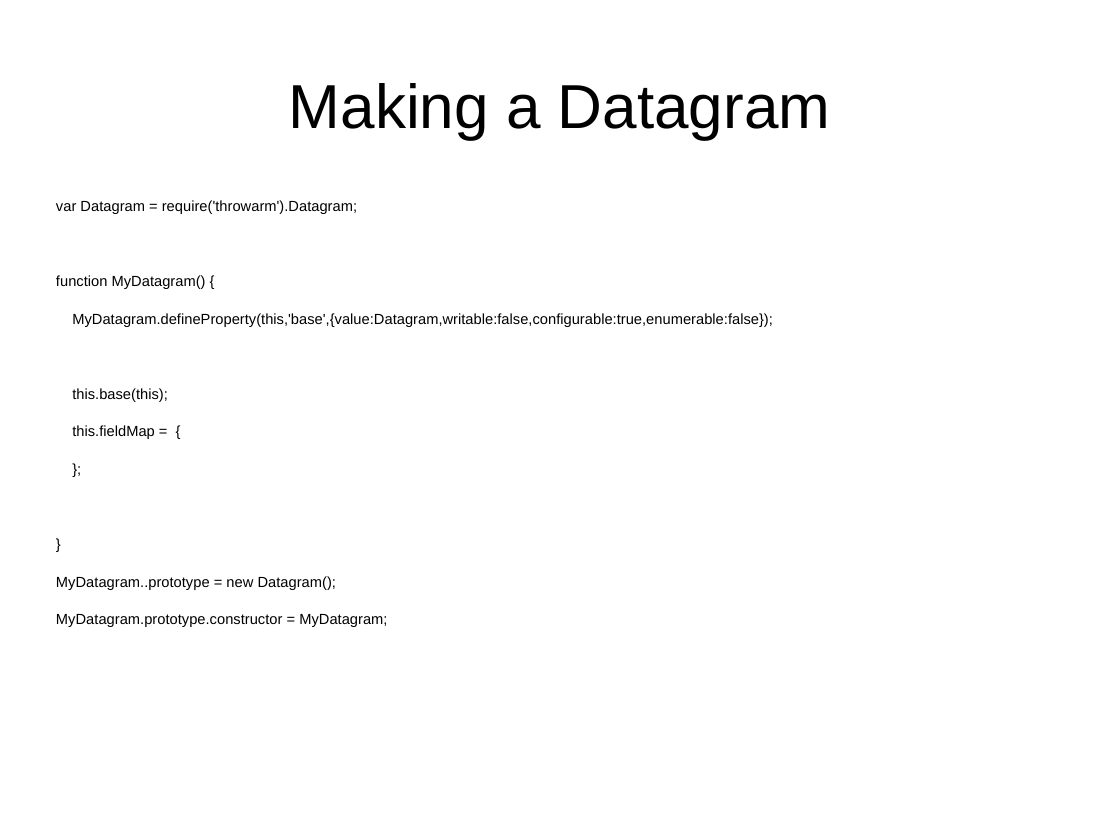
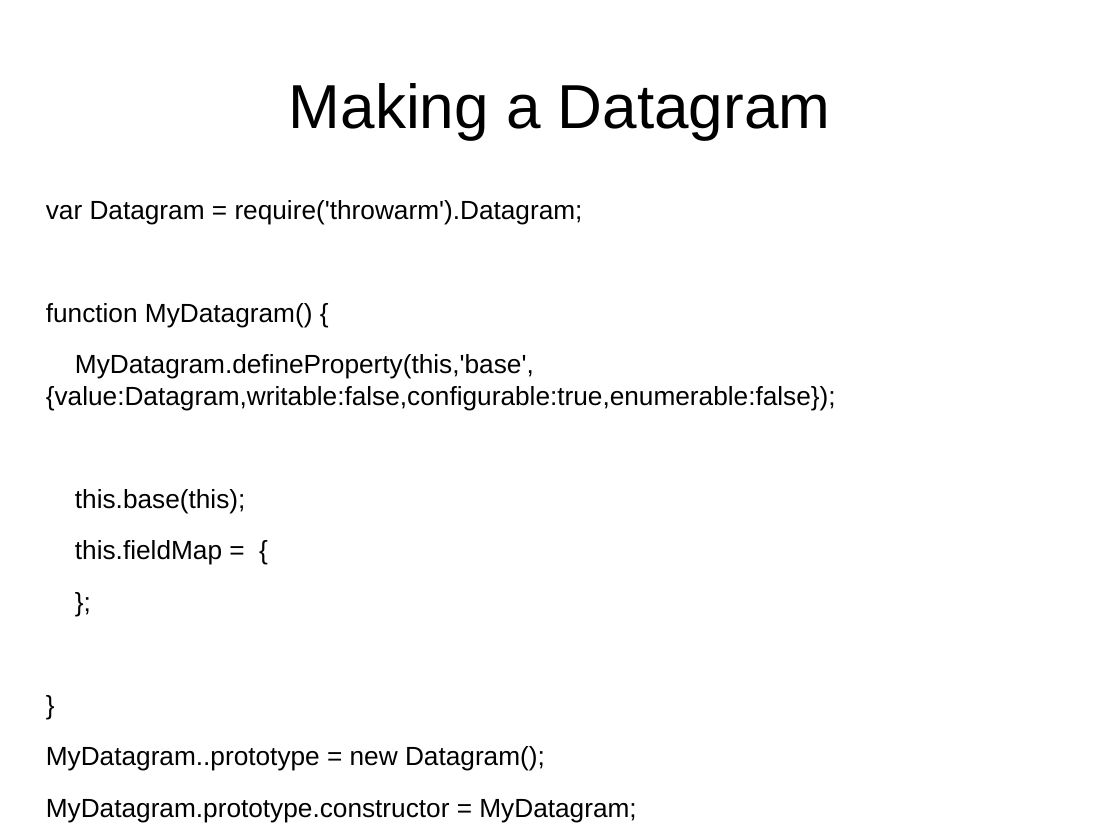
Before and after one commit to jrosendahl/denverJS-20140605-throwarm, a slide deck: slide 6 of presentation.odp (slide 7 before the commit). Drawn at 1120x840 pixels with LibreOffice and Linux fonts; fonts in the diff are those of the drawing. Boxes give left, top, right and bottom in pixels: in the first picture for what was removed or moved away, otherwise in the second. Text is boxed around its words. In the diff, an @@ line names an element or a change of style, - is before the commit and + after.

```diff
--- a/presentation.odp
+++ b/presentation.odp
@@ text "var Datagram = require('throwarm').Datagram;": place and size @@
-text "var Datagram = require('throwarm').Datagram;" at [56, 200, 773, 627]
+text "var Datagram = require('throwarm').Datagram;" at [46, 200, 836, 822]
@@ text "var Datagram = require('throwarm').Datagram;" at [46, 200, 836, 822]: size 10.4 to 18.6 pt @@
```
Also in this commit, not shown: 3 other slides changed, 1 slide added, 11 other files.
